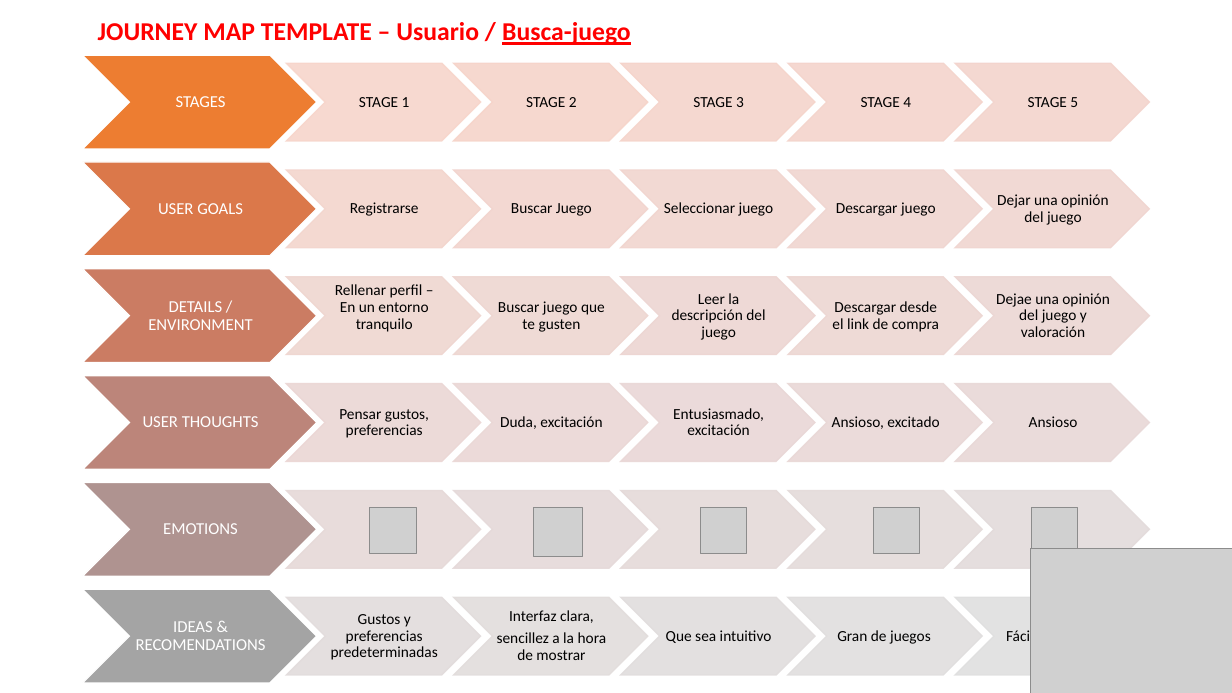
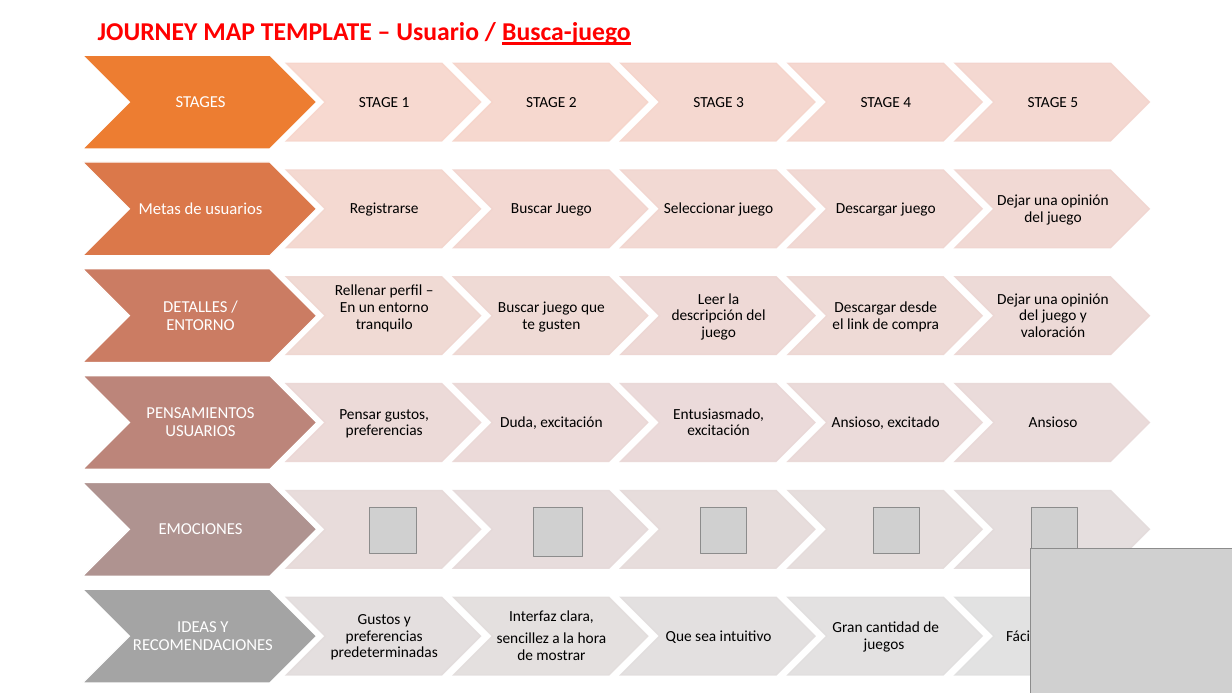
Before and after one commit to albellna/Gamedia_PI, a slide deck: slide 5 of Estilos/Scrum/Scrum_Gamedia.pptx. Drawn at 1232x693 pixels with LibreOffice and Linux fonts; fonts in the diff are those of the drawing; grey boxes stand for pictures. Boxes give left, top, right and bottom in pixels: in the first picture for what was removed or moved away, otherwise in the second. Text is boxed around its words. In the diff, an @@ line names an element or a change of style, - is before the commit and + after.

```diff
--- a/Estilos/Scrum/Scrum_Gamedia.pptx
+++ b/Estilos/Scrum/Scrum_Gamedia.pptx
@@ text at (139,202,262,214): text changed @@
-USER GOALS
+Metas de usuarios
@@ text at (997,293,1109,337): text changed @@
-Dejae una opinión del juego y valoración
+Dejar una opinión del juego y valoración
@@ text at (163,301,234,330): text changed @@
-DETAILS / ENVIRONMENT
+DETALLES / ENTORNO
@@ text at (146,407,254,436): text changed @@
-USER THOUGHTS
+PENSAMIENTOS USUARIOS
@@ text at (159,523,243,534): text changed @@
-EMOTIONS
+EMOCIONES
@@ text at (133,621,273,650): text changed @@
-IDEAS & RECOMENDATIONS
+IDEAS Y RECOMENDACIONES
@@ text at (832,621,939,652): text changed @@
-Gran de juegos
+Gran cantidad de juegos
```
Also in this commit, not shown: 4 other slides changed.
